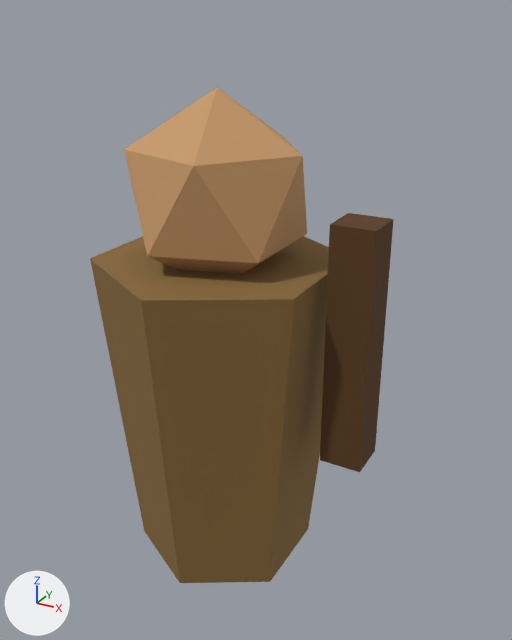
Before and after pictures for a commit that changed the glTF model empire/assets/models/unit_kholop.glb.
Before and after are seen from a 50 mm lens placed at (0.417, -0.672, 0.722), pointed at (0.034, 0.023, 0.375). The axes (+X, +Y, +Z) are drawn at lower left. The lights are the same throughout. The first picture is the older version. Vertices at exactly the same position are counted once.

Before the edit, the objects in view are built like this:
```python
me_конус_053 = bpy.data.meshes.new('Конус.053')
me_конус_053.from_pydata(...)  # a 6-sided cut cone along z (radius 0.114 at the low end, 0.152 at the high end) spanning x -0.132..0.132, y -0.152..0.152, z 0.057..0.456, material slot 0; an icosphere of 20 faces spanning x -0.102..0.102, y -0.097..0.097, z 0.418..0.646, material slot 1; a box spanning x 0.146..0.196, y -0.025..0.025, z 0.237..0.522, material slot 2
me_конус_053.materials.append(mat_cl_kh)  # brown #8a6a3a
me_конус_053.materials.append(mat_skin)  # orange #c89a6a
me_конус_053.materials.append(mat_ac_kh)  # brown #5a3a18
ob_unit_kholop = bpy.data.objects.new('unit_kholop', me_конус_053)
ob_unit_kholop.location = (0.0, 0.0, 0.0)
```
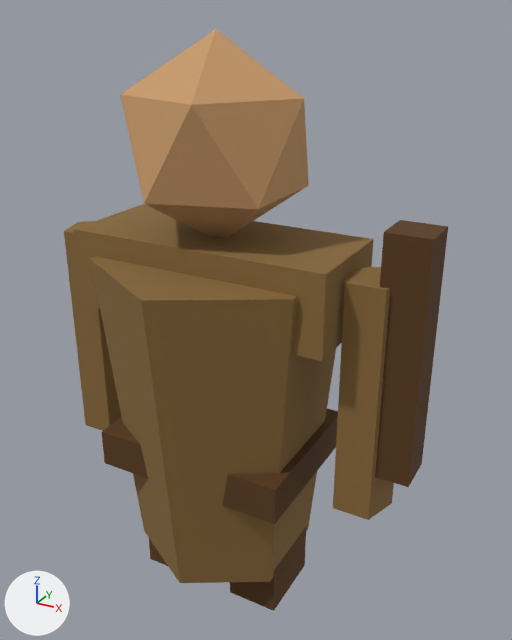
Changed parts and their boxes [x1, y1, x2, y2] in the pictures (512 x 640 px; the box of a moved part takes in the faces that stretch with it):
'unit_kholop', reshaped (26% wider, 17% taller)
    before: [90, 87, 394, 583]
    after: [64, 29, 448, 611]
part 1 of me_конус_053, added (brown)
    after: [64, 221, 121, 431]
part 2 of me_конус_053, added (brown)
    after: [333, 267, 394, 520]
part 3 of me_конус_053, added (mostly hidden)
    after: [149, 539, 168, 566]
part 4 of me_конус_053, added (brown)
    after: [230, 527, 306, 611]
part 5 of me_конус_053, added (brown)
    after: [102, 409, 338, 524]
part 6 of me_конус_053, added (orange)
    after: [120, 29, 309, 238]
part 7 of me_конус_053, moved or reshaped
    before: [320, 213, 394, 472]
    after: [375, 220, 448, 487]
part 8 of me_конус_053, reshaped
    before: [124, 87, 307, 273]
    after: [74, 204, 373, 361]
part 9 of me_конус_053, recoloured (orange)
    before: [148, 256, 258, 274]

Diff of the bpy script that builds the scene:
```diff
--- a/empire/assets/models/unit_kholop.glb.py
+++ b/empire/assets/models/unit_kholop.glb.py
@@ mat_belt_kh @@
+mat_belt_kh = principled_material('belt_kh')
+mat_belt_kh.base_color = (0.102, 0.0423, 0.00913)  # brown #5a3a18
+mat_belt_kh.roughness = 0.9
@@ mat_boot_kh @@
+mat_boot_kh = principled_material('boot_kh')
+mat_boot_kh.base_color = (0.102, 0.0423, 0.00913)  # brown #5a3a18
+mat_boot_kh.roughness = 0.9
@@ me_конус_053 @@
 # used by ob_unit_kholop; location = (0.0, 0.0, 0.0)
-me_конус_053.from_pydata(...)  # 32 vertices, 52 faces; spans x -0.132..0.196, y -0.152..0.152, z 0.057..0.646
+me_конус_053.from_pydata(...)  # 84 vertices, 132 faces; spans x -0.226..0.253, y -0.152..0.152, z 0.0..0.703
+# me_конус_053 part 1: a new loose piece, a 5-sided cylinder along z spanning x -0.226..-0.154, y -0.031..0.038, z 0.181..0.465, in mat_cl_kh (brown #8a6a3a)
+# me_конус_053 part 2: a new loose piece, a 5-sided cylinder along z spanning x 0.154..0.226, y -0.031..0.038, z 0.181..0.465, in mat_cl_kh (brown #8a6a3a)
+# me_конус_053 part 3: a new loose piece, a box spanning x -0.1..-0.033, y -0.047..0.047, z 0.0..0.133, in mat_boot_kh (brown #5a3a18)
+# me_конус_053 part 4: a new loose piece, a box spanning x 0.033..0.1, y -0.047..0.047, z 0.0..0.133, in mat_boot_kh (brown #5a3a18)
+# me_конус_053 part 5: a new loose piece, a box spanning x -0.123..0.123, y -0.095..0.095, z 0.185..0.233, in mat_belt_kh (brown #5a3a18)
+# me_конус_053 part 6: a new loose piece, an icosphere of 20 faces spanning x -0.102..0.102, y -0.097..0.097, z 0.475..0.703, in mat_skin (orange #c89a6a)
+# me_конус_053 part 7: the loose piece of 8 vertices spanning x 0.146..0.196, y -0.025..0.025, z 0.237..0.522 is moved by (0.057, 0.0, 0.0)
+# me_конус_053 part 8
+# 7 vertices are removed from x -0.082..0.102, y -0.097..0.097, z 0.481..0.646
+# 20 faces are deleted
+# 5 vertices move from x -0.102..0.082, y -0.097..0.097, z 0.418..0.481 to x -0.162..0.162, y -0.067..0.067, z 0.39..0.484
+# 3 vertices are added at (0.162, -0.067, 0.484), (0.162, 0.067, 0.39), (0.162, 0.067, 0.484)
+# 12 new faces join them, mat_cl_kh (brown #8a6a3a)
+# me_конус_053 part 9: 3 faces spanning x -0.162..0.162, y -0.067..0.067, z 0.39..0.484 switch from mat_skin (orange #c89a6a) to mat_cl_kh (brown #8a6a3a)
 me_конус_053.materials.append(mat_ac_kh)
+me_конус_053.materials.append(mat_boot_kh)  # brown #5a3a18
+me_конус_053.materials.append(mat_belt_kh)  # brown #5a3a18
```
